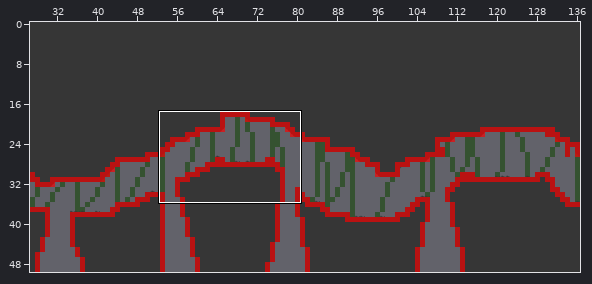
Tiled map -- MyGame/Game/maps/TiledMap_2.tmx. The picture above shows the old version from afar; the outline marks the close-up.
Close-up. Old version:
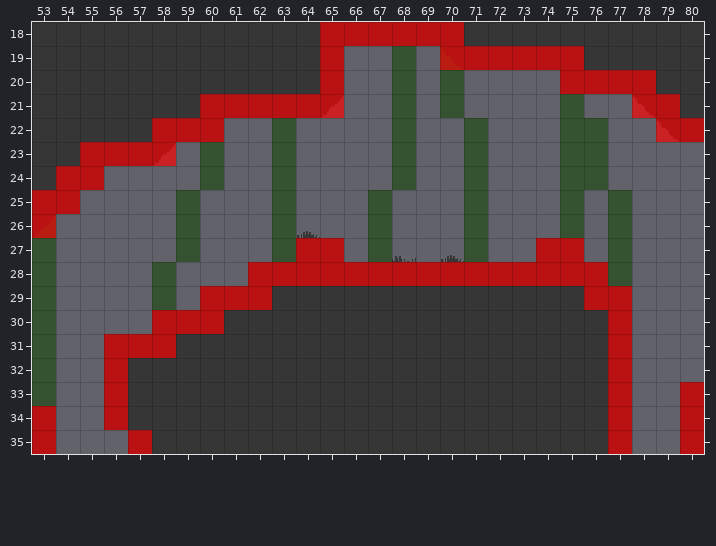
Cells are 16x16 px. Shown: x 53..80, y 18..35. The commit also changed other parts of the map, which this record leaves out.
The result:
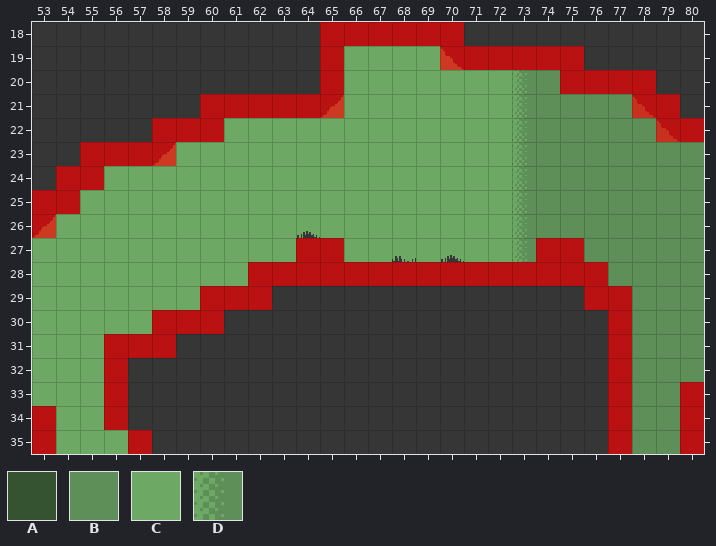
Key: from "1a Capa": A 4, B 56, C 58, D 59.
_ is an empty cell, . an unchanged one.
Tiles of an added or newly shown layer are drawn over the layers below it.
Diff:
--- layer "3rd Layer" (added)
@@ x 53..80 @@
-19 ............._____..........
-20 ............._________......
-21 ............_____________...
-22 ........__________________..
-23 ....._______________________
-24 ..._________________________
-25 ..__________________________
-26 ____________________________
-27 ___________..________.._____
-28 _________...............____
-29 _______..................___
-30 _____....................___
-31 ___......................___
-32 ___......................___
-33 ___......................__.
-34 .__......................__.
-35 .___.....................__.
+19 .............CCCCC..........
+20 .............CCCCCCCDB......
+21 ............CCCCCCCCDBBBB...
+22 ........CCCCCCCCCCCCDBBBBB..
+23 .....CCCCCCCCCCCCCCCDBBBBBBB
+24 ...CCCCCCCCCCCCCCCCCDBBBBBBB
+25 ..CCCCCCCCCCCCCCCCCCDBBBBBBB
+26 CCCCCCCCCCCCCCCCCCCCDBBBBBBB
+27 CCCCCCCCCCC..CCCCCCCD..BBBBB
+28 CCCCCCCCC...............BBBB
+29 CCCCCCC..................BBB
+30 CCCCC....................BBB
+31 CCC......................BBB
+32 CCC......................BBB
+33 CCC......................BB.
+34 .CC......................BB.
+35 .CCC.....................BB.
--- layer "2nd Layer"
@@ x 53..77 @@
-19 ...............A.A.......
-20 ...............A.A.......
-21 ...............A.A....A..
-22 ..........A....A..A...AA.
-23 .......A..A....A..A...AA.
-24 .......A..A....A..A...AA.
-25 ......A...A...A...A...A.A
-26 A.....A...A...A...A...A.A
-27 A.....A...A...A...A.....A
-28 A....A..................A
-29 A....A...................
-30 A........................
-31 A........................
-32 A........................
-33 A........................
+19 ..............._._.......
+20 ..............._._.......
+21 ..............._._...._..
+22 .........._...._.._...__.
+23 ......._.._...._.._...__.
+24 ......._.._...._.._...__.
+25 ......_..._..._..._..._._
+26 _....._..._..._..._..._._
+27 _....._..._..._..._....._
+28 _...._.................._
+29 _...._...................
+30 _........................
+31 _........................
+32 _........................
+33 _........................
Changed places in both close-ups, as pixel boxes (x1, y1, x2, y2):
changed: (32, 46, 704, 454)
